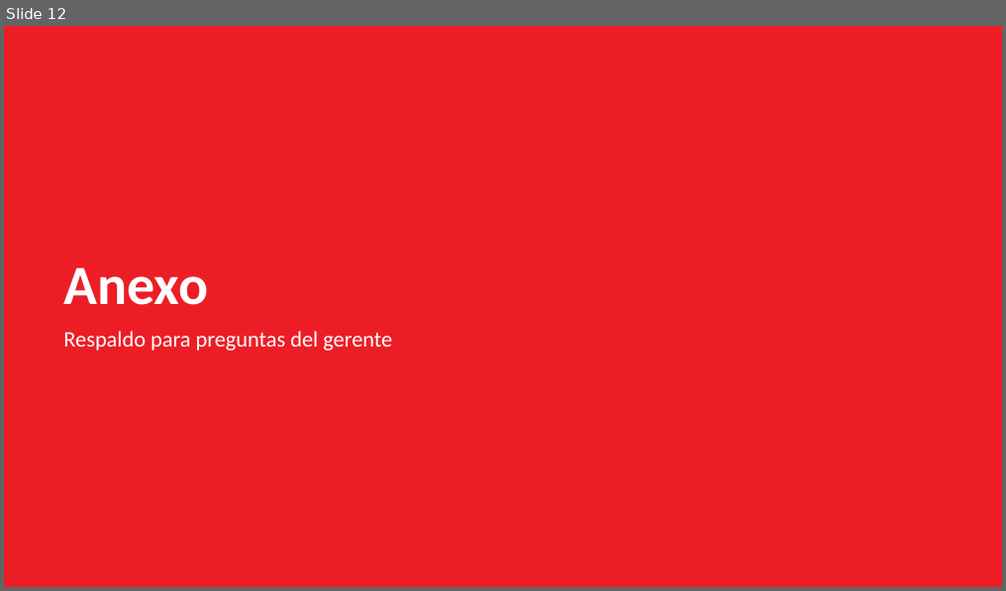
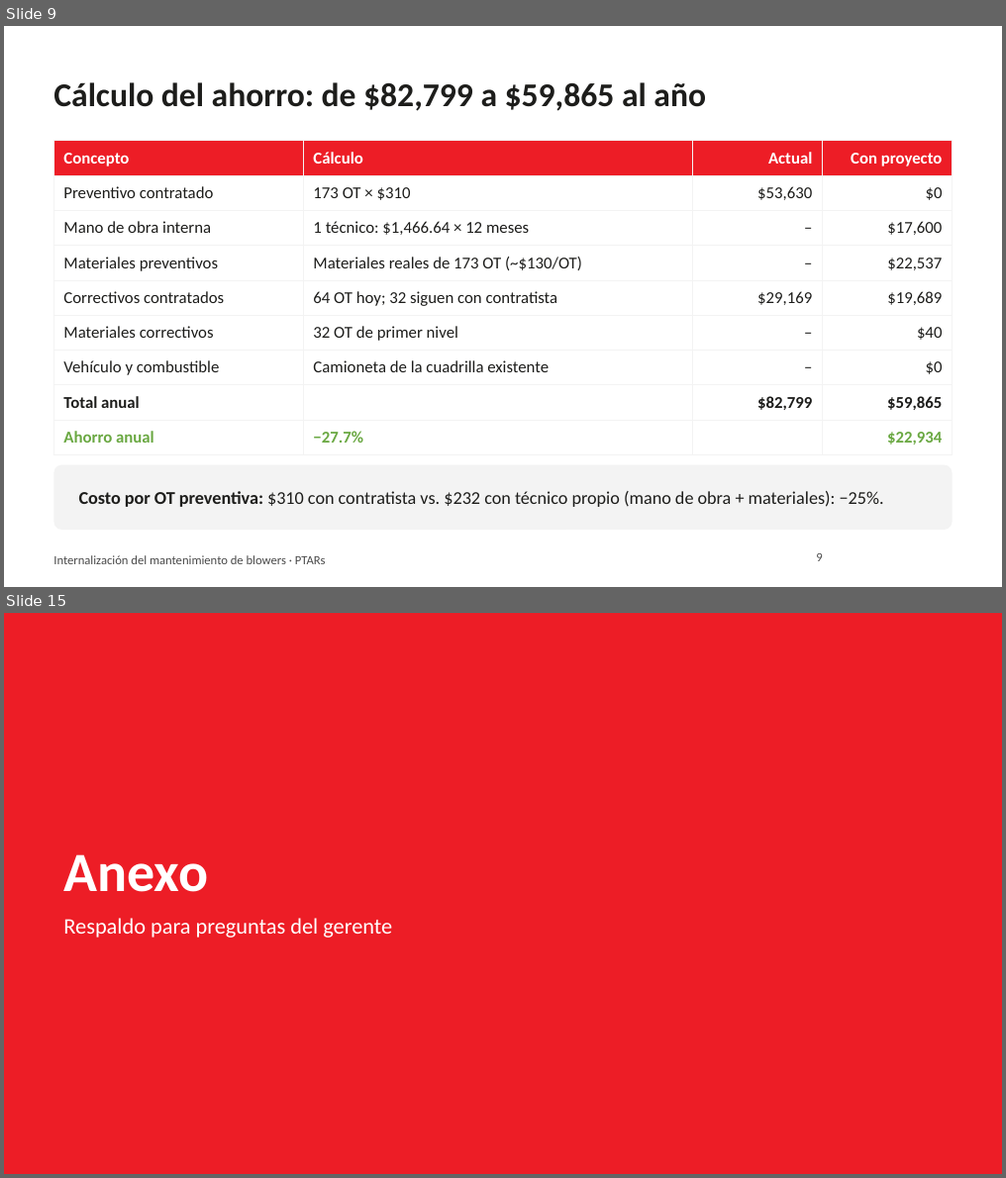
Before and after one commit to jjsamcar/Codigo-IA, a slide deck: presentaciones/Blowers_PTARs_Resumen_Gerencia.pptx. Shown one above the other, each under a label of ours: slide 12 before the commit, slides 9 and 15 after it; the slides between them are not shown. The pictures are 1006x591 and 1006x1178 pixels, drawn with LibreOffice and Linux fonts; fonts in the diff are those of the drawing; background and template pictures are left out. Boxes give left, top, right and bottom in pixels: in the first picture for what was removed or moved away, otherwise in the second. Text is boxed around its words. In the diff, an @@ line names an element or a change of style, - is before the commit and + after.

```diff
--- a/presentaciones/Blowers_PTARs_Resumen_Gerencia.pptx
+++ b/presentaciones/Blowers_PTARs_Resumen_Gerencia.pptx
@@ slide 9 added at box(4, 26, 1002, 587), background #FFFFFF @@
@@ title added at box(54, 82, 706, 111), 24 pt, text #1D1D1B, bold @@
+Cálculo del ahorro: de $82,799 a $59,865 al año
@@ table added at box(54, 141, 952, 449), 9 rows, 4 columns @@
+Concepto | Cálculo | Actual | Con proyecto
+Preventivo contratado | 173 OT × $310 | $53,630 | $0
+Mano de obra interna | 1 técnico: $1,466.64 × 12 meses | – | $17,600
+Materiales preventivos | Materiales reales de 173 OT (~$130/OT) | – | $22,537
+Correctivos contratados | 64 OT hoy; 32 siguen con contratista | $29,169 | $19,689
+Materiales correctivos | 32 OT de primer nivel | – | $40
+Vehículo y combustible | Camioneta de la cuadrilla existente | – | $0
+Total anual |  | $82,799 | $59,865
+Ahorro anual | −27.7% |  | $22,934
@@ rounded rectangle added at box(54, 466, 952, 530), fill #F3F3F3 @@
@@ text added at box(79, 491, 884, 507), 13 pt, text #1D1D1B @@
+Costo por OT preventiva: $310 con contratista vs. $232 con técnico propio (mano de obra + materiales): −25%.
@@ text added at box(54, 556, 326, 565), 9 pt, text #4A4A4A @@
+Internalización del mantenimiento de blowers · PTARs
@@ page number added at box(816, 554, 822, 562), 9 pt, text #4A4A4A @@
+9
@@ what was slide 12 is now slide 15 @@
```
Also in this commit, not shown: 13 slides changed, 3 other slides added, 1 slide removed.
